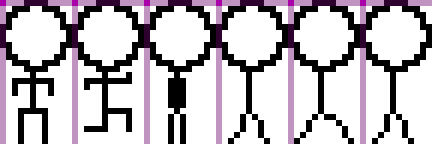
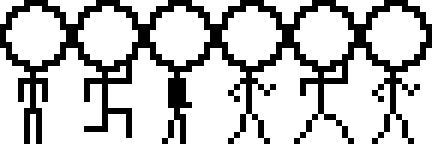
Comparing the layer stacks of the two 432 x 144 images. Changes:
hid "grid" over [0, 0, 432, 144]
painted on "layer" over [12, 66, 420, 144]
